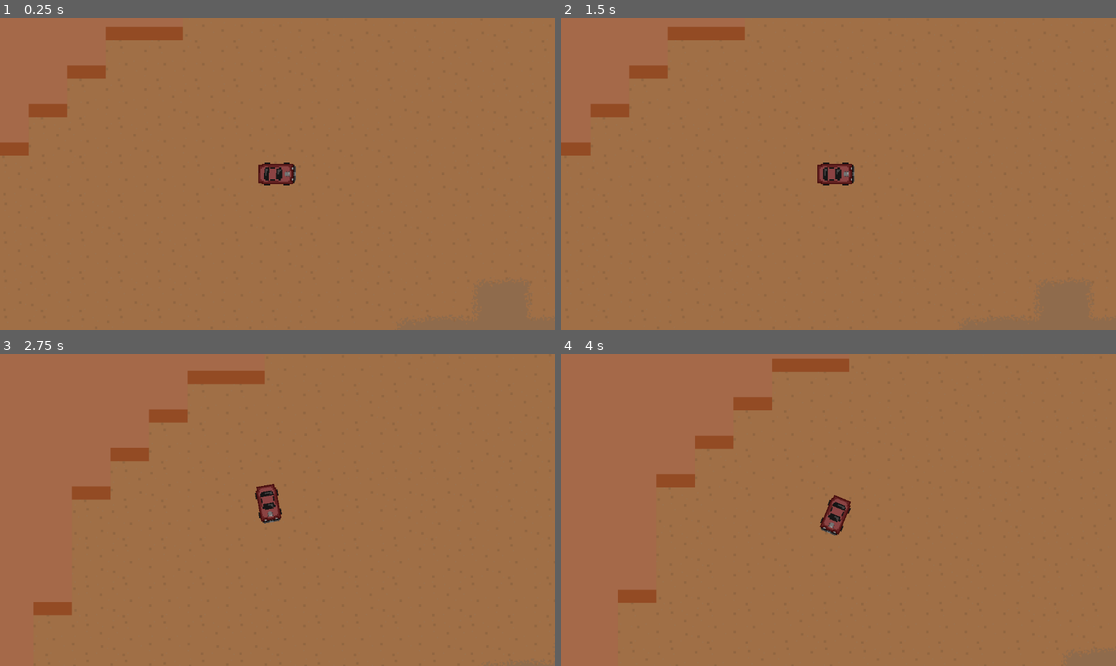
Above: before the commit, frames 1-4 (two rows, left to right).
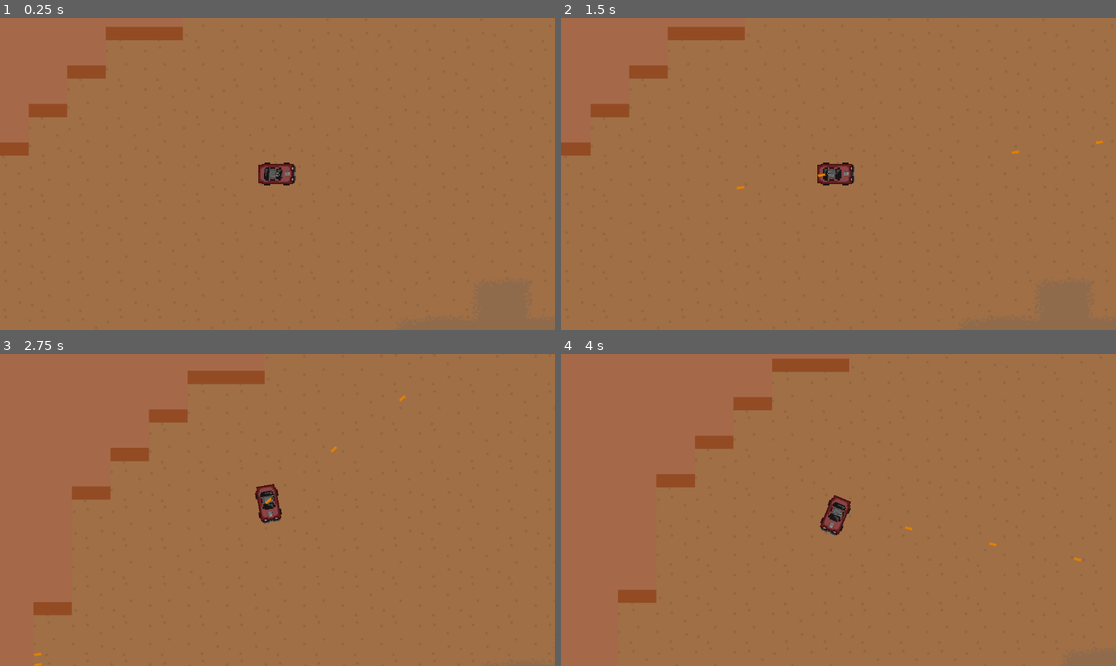
Above: after the commit, the same moments.

Repository: Luminescent-Cheese/untitled-car-game
Game: Godot game, scene res://test_scene.tscn
The game is run twice, just before and just after one commit, with the same random seed, the same clock (stepped at 60 frames per second) and the same inputs.
Inputs (mouse positions are in pixels of both pictures, inside the frame that each line leads up to):
- Up to frame 1 (0.25 s): no input
- Up to frame 2 (1.5 s): tap Enter at 0.5 s; move the mouse to (960, 158) at 0.52 s; press the mouse at (960, 158) at 0.53 s; hold D (right) 0.53-1.28 s; move the mouse to (727, 189) at 1.27 s; release the mouse at (727, 189) at 1.28 s; hold S (reverse) from 1.28 s (still down); click (727, 189) at 1.35 s
- Up to frame 3 (2.75 s): move the mouse to (333, 441) at 2.02 s; release S (reverse) at 2.03 s; press the mouse at (333, 441) at 2.03 s; hold D (right) from 2.03 s (still down)
- Up to frame 4 (4 s): move the mouse to (810, 572) at 2.77 s; release D (right) at 2.78 s; release the mouse at (810, 572) at 2.78 s; hold W (accelerate) 2.78-3.53 s; click (810, 572) at 2.85 s; move the mouse to (1005, 556) at 3.52 s; press the mouse at (1005, 556) at 3.53 s; hold A (left) from 3.53 s (still down)

The runs differ from the first frame. In frame 1, less than 0.1% of the frame differs, in the area x 48-51%, y 48-52%; in frame 2, less than 0.1%, in the area x 31-98%, y 39-56%; in frame 3, less than 0.1%; in frame 4, less than 0.1%.

Commit message:
added basic gun logic
turret on top of car, fires with left mouse key

Diff:
--- a/Car/car.tscn
+++ b/Car/car.tscn
@@ -1,9 +1,10 @@
-[gd_scene load_steps=8 format=3 uid="uid://df354sfjqje18"]
+[gd_scene load_steps=9 format=3 uid="uid://df354sfjqje18"]
 
 [ext_resource type="Script" uid="uid://c7nyf8jvr5it0" path="res://Car/DriveController.gd" id="1_uoj53"]
 [ext_resource type="Curve" uid="uid://d0cwecvo8kkaa" path="res://Car/steering curve.tres" id="2_06lh1"]
 [ext_resource type="Texture2D" uid="uid://bj7fbixt561cp" path="res://Car/NewCar.png" id="2_uoj53"]
 [ext_resource type="Script" uid="uid://n8mpng4n1e4s" path="res://Car/tire_skid.gd" id="3_k61xc"]
+[ext_resource type="PackedScene" uid="uid://eyteytkq2ruo" path="res://Gun/roof_gun.tscn" id="5_pvss3"]
 
 [sub_resource type="CapsuleShape2D" id="CapsuleShape2D_k61xc"]
 radius = 42.0
@@ -77,5 +78,7 @@
 position = Vector2(70, 0)
 shape = SubResource("RectangleShape2D_06lh1")
 
+[node name="RoofGun" parent="." instance=ExtResource("5_pvss3")]
+
 [connection signal="body_entered" from="frontCollision" to="." method="_on_front_collision_body_entered"]
 [connection signal="body_exited" from="frontCollision" to="." method="_on_front_collision_body_exited"]
--- /dev/null
+++ b/Gun/roof_gun.tscn
@@ -0,0 +1,255 @@
+[gd_scene load_steps=19 format=3 uid="uid://eyteytkq2ruo"]
+
+[ext_resource type="Texture2D" uid="uid://b2r0n6a37r7sy" path="res://Gun/NewCar GunPlateform.png" id="1_4gs73"]
+[ext_resource type="Texture2D" uid="uid://cimiwuvyq4ygi" path="res://Gun/NewCar GunBarrel.png" id="2_f23c4"]
+[ext_resource type="Script" uid="uid://dd1wh25t6up83" path="res://Gun/roof_gun_turret.gd" id="2_n4x0o"]
+[ext_resource type="Texture2D" uid="uid://btbfj5ijpuhkp" path="res://Gun/NewCar GunTurretBase.png" id="3_n4x0o"]
+
+[sub_resource type="AtlasTexture" id="AtlasTexture_sumad"]
+atlas = ExtResource("1_4gs73")
+region = Rect2(0, 0, 160, 160)
+
+[sub_resource type="SpriteFrames" id="SpriteFrames_ua8ps"]
+animations = [{
+"frames": [{
+"duration": 1.0,
+"texture": SubResource("AtlasTexture_sumad")
+}],
+"loop": true,
+"name": &"basic_plateform",
+"speed": 5.0
+}]
+
+[sub_resource type="AtlasTexture" id="AtlasTexture_psoqe"]
+atlas = ExtResource("2_f23c4")
+region = Rect2(0, 0, 160, 160)
+
+[sub_resource type="SpriteFrames" id="SpriteFrames_7uja0"]
+animations = [{
+"frames": [{
+"duration": 1.0,
+"texture": SubResource("AtlasTexture_psoqe")
+}],
+"loop": true,
+"name": &"basic_barrel",
+"speed": 5.0
+}]
+
+[sub_resource type="Gradient" id="Gradient_f23c4"]
+offsets = PackedFloat32Array(0, 0.636119)
+colors = PackedColorArray(1, 1, 1, 1, 0, 0, 0, 1)
+
+[sub_resource type="GradientTexture2D" id="GradientTexture2D_n4x0o"]
+gradient = SubResource("Gradient_f23c4")
+fill = 1
+fill_from = Vector2(0.525641, 0.495726)
+
+[sub_resource type="Gradient" id="Gradient_sumad"]
+offsets = PackedFloat32Array(0, 0.239892)
+colors = PackedColorArray(0.943296, 0.930431, 0.0305549, 1, 0.495, 0.445, 0, 0)
+
+[sub_resource type="GradientTexture2D" id="GradientTexture2D_ua8ps"]
+gradient = SubResource("Gradient_sumad")
+fill = 1
+fill_from = Vector2(0.504274, 0.5)
+
+[sub_resource type="AtlasTexture" id="AtlasTexture_nth1s"]
+atlas = ExtResource("3_n4x0o")
+region = Rect2(0, 0, 160, 160)
+
+[sub_resource type="SpriteFrames" id="SpriteFrames_3v2yb"]
+animations = [{
+"frames": [{
+"duration": 1.0,
+"texture": SubResource("AtlasTexture_nth1s")
+}],
+"loop": true,
+"name": &"basic_body",
+"speed": 5.0
+}]
+
+[sub_resource type="CircleShape2D" id="CircleShape2D_f23c4"]
+radius = 8.06226
+
+[sub_resource type="Animation" id="Animation_n4x0o"]
+length = 0.001
+tracks/0/type = "value"
+tracks/0/imported = false
+tracks/0/enabled = true
+tracks/0/path = NodePath("RotatingTurret/TurretBody:position")
+tracks/0/interp = 1
+tracks/0/loop_wrap = true
+tracks/0/keys = {
+"times": PackedFloat32Array(0),
+"transitions": PackedFloat32Array(1),
+"update": 0,
+"values": [Vector2(-1, 0)]
+}
+tracks/1/type = "value"
+tracks/1/imported = false
+tracks/1/enabled = true
+tracks/1/path = NodePath("RotatingTurret/Barrel:position")
+tracks/1/interp = 1
+tracks/1/loop_wrap = true
+tracks/1/keys = {
+"times": PackedFloat32Array(0),
+"transitions": PackedFloat32Array(1),
+"update": 0,
+"values": [Vector2(0, 0)]
+}
+tracks/2/type = "value"
+tracks/2/imported = false
+tracks/2/enabled = true
+tracks/2/path = NodePath("RotatingTurret/Barrel/PointLight2D:enabled")
+tracks/2/interp = 1
+tracks/2/loop_wrap = true
+tracks/2/keys = {
+"times": PackedFloat32Array(0),
+"transitions": PackedFloat32Array(1),
+"update": 1,
+"values": [false]
+}
+tracks/3/type = "value"
+tracks/3/imported = false
+tracks/3/enabled = true
+tracks/3/path = NodePath("RotatingTurret/Barrel/turretflash:emitting")
+tracks/3/interp = 1
+tracks/3/loop_wrap = true
+tracks/3/keys = {
+"times": PackedFloat32Array(0),
+"transitions": PackedFloat32Array(1),
+"update": 1,
+"values": [true]
+}
+
+[sub_resource type="Animation" id="Animation_f23c4"]
+resource_name = "turret shot"
+length = 0.1
+tracks/0/type = "value"
+tracks/0/imported = false
+tracks/0/enabled = true
+tracks/0/path = NodePath("RotatingTurret/TurretBody:position")
+tracks/0/interp = 1
+tracks/0/loop_wrap = true
+tracks/0/keys = {
+"times": PackedFloat32Array(0, 0.05),
+"transitions": PackedFloat32Array(1, 1),
+"update": 0,
+"values": [Vector2(-1, 0), Vector2(-2, 0)]
+}
+tracks/1/type = "value"
+tracks/1/imported = false
+tracks/1/enabled = true
+tracks/1/path = NodePath("RotatingTurret/Barrel:position")
+tracks/1/interp = 2
+tracks/1/loop_wrap = true
+tracks/1/keys = {
+"times": PackedFloat32Array(0, 0.0333333, 0.1),
+"transitions": PackedFloat32Array(1, 1, 1),
+"update": 0,
+"values": [Vector2(0, 0), Vector2(-5, 0), Vector2(0, 0)]
+}
+tracks/2/type = "value"
+tracks/2/imported = false
+tracks/2/enabled = true
+tracks/2/path = NodePath("RotatingTurret/Barrel/PointLight2D:enabled")
+tracks/2/interp = 1
+tracks/2/loop_wrap = true
+tracks/2/keys = {
+"times": PackedFloat32Array(0, 0.0333333, 0.0666667),
+"transitions": PackedFloat32Array(1, 1, 1),
+"update": 1,
+"values": [false, true, false]
+}
+tracks/3/type = "value"
+tracks/3/imported = false
+tracks/3/enabled = true
+tracks/3/path = NodePath("RotatingTurret/Barrel/turretflash:emitting")
+tracks/3/interp = 1
+tracks/3/loop_wrap = true
+tracks/3/keys = {
+"times": PackedFloat32Array(0.0333333),
+"transitions": PackedFloat32Array(1),
+"update": 1,
+"values": [true]
+}
+tracks/4/type = "method"
+tracks/4/imported = false
+tracks/4/enabled = true
+tracks/4/path = NodePath("RotatingTurret")
+tracks/4/interp = 1
+tracks/4/loop_wrap = true
+tracks/4/keys = {
+"times": PackedFloat32Array(0.1),
+"transitions": PackedFloat32Array(1),
+"values": [{
+"args": [],
+"method": &"_fire_bullet"
+}]
+}
+
+[sub_resource type="AnimationLibrary" id="AnimationLibrary_sumad"]
+_data = {
+&"RESET": SubResource("Animation_n4x0o"),
+&"turret shot": SubResource("Animation_f23c4")
+}
+
+[node name="RoofGun" type="Node2D"]
+
+[node name="GunPlateform" type="AnimatedSprite2D" parent="."]
+texture_filter = 1
+position = Vector2(0, -2.5)
+rotation = 1.5708
+sprite_frames = SubResource("SpriteFrames_ua8ps")
+animation = &"basic_plateform"
+
+[node name="RotatingTurret" type="CharacterBody2D" parent="."]
+position = Vector2(-14, -2.5)
+collision_layer = 8
+collision_mask = 0
+script = ExtResource("2_n4x0o")
+
+[node name="Barrel" type="AnimatedSprite2D" parent="RotatingTurret"]
+texture_filter = 1
+rotation = 1.5708
+sprite_frames = SubResource("SpriteFrames_7uja0")
+animation = &"basic_barrel"
+
+[node name="PointLight2D" type="PointLight2D" parent="RotatingTurret/Barrel"]
+position = Vector2(2.5, -39.2278)
+rotation = -1.5708
+enabled = false
+color = Color(1, 0.580836, 0.155312, 1)
+energy = 3.0
+texture = SubResource("GradientTexture2D_n4x0o")
+
+[node name="turretflash" type="CPUParticles2D" parent="RotatingTurret/Barrel"]
+position = Vector2(2.5, -38.1656)
+texture = SubResource("GradientTexture2D_ua8ps")
+lifetime = 0.5
+one_shot = true
+speed_scale = 10.0
+explosiveness = 0.8
+randomness = 0.76
+local_coords = true
+direction = Vector2(0, -1)
+spread = 20.0
+gravity = Vector2(0, 0)
+initial_velocity_min = 20.0
+initial_velocity_max = 50.0
+
+[node name="TurretBody" type="AnimatedSprite2D" parent="RotatingTurret"]
+texture_filter = 1
+position = Vector2(-1, 0)
+rotation = 1.5708
+sprite_frames = SubResource("SpriteFrames_3v2yb")
+animation = &"basic_body"
+
+[node name="CollisionShape2D" type="CollisionShape2D" parent="RotatingTurret"]
+position = Vector2(-5, 2.5)
+shape = SubResource("CircleShape2D_f23c4")
+
+[node name="TurretAnimationPlayer" type="AnimationPlayer" parent="."]
+libraries = {
+&"": SubResource("AnimationLibrary_sumad")
+}
--- /dev/null
+++ b/Gun/roof_gun_turret.gd
@@ -0,0 +1,17 @@
+extends CharacterBody2D
+
+@onready var turretAnimation = $"../TurretAnimationPlayer"
+@onready var bullet = preload("res://bullets/bullets.tscn")
+
+func _physics_process(delta: float) -> void:
+	look_at(get_global_mouse_position())
+	if Input.is_action_pressed("fire gun"):
+		turretAnimation.play("turret shot")
+
+
+
+func _fire_bullet():
+	var newbullet = bullet.instantiate()
+	newbullet.direction = global_position.direction_to(get_global_mouse_position())
+	newbullet.global_position = global_position
+	get_parent().get_parent().get_parent().add_sibling(newbullet)
--- /dev/null
+++ b/bullets/bullets.gd
@@ -0,0 +1,16 @@
+extends CharacterBody2D
+
+@export var direction: Vector2
+
+const SPEED = 3000
+
+func _ready() -> void:
+	look_at(get_global_mouse_position())
+	direction = Vector2.from_angle(rotation)
+func _physics_process(delta: float) -> void:
+	velocity = direction * SPEED
+	move_and_slide()
+
+
+func _on_bullet_active_time_timeout() -> void:
+	queue_free()
--- /dev/null
+++ b/bullets/bullets.tscn
@@ -0,0 +1,29 @@
+[gd_scene load_steps=4 format=3 uid="uid://bbrtvg3qhxf7a"]
+
+[ext_resource type="Script" uid="uid://85rrqh4issyn" path="res://bullets/bullets.gd" id="1_imifd"]
+[ext_resource type="Texture2D" uid="uid://bbey6bp0qk4bx" path="res://bullets/basic bullet.png" id="1_yd185"]
+
+[sub_resource type="CapsuleShape2D" id="CapsuleShape2D_imifd"]
+radius = 6.0
+height = 36.0
+
+[node name="Bullets" type="CharacterBody2D"]
+collision_layer = 4
+collision_mask = 2
+script = ExtResource("1_imifd")
+
+[node name="Sprite2D" type="Sprite2D" parent="."]
+texture_filter = 1
+position = Vector2(-15, 0)
+rotation = 1.5708
+texture = ExtResource("1_yd185")
+
+[node name="CollisionShape2D" type="CollisionShape2D" parent="."]
+rotation = 1.5708
+shape = SubResource("CapsuleShape2D_imifd")
+
+[node name="bulletActiveTime" type="Timer" parent="."]
+wait_time = 3.0
+autostart = true
+
+[connection signal="timeout" from="bulletActiveTime" to="." method="_on_bullet_active_time_timeout"]
--- a/project.godot
+++ b/project.godot
@@ -41,3 +41,15 @@
 "events": [Object(InputEventKey,"resource_local_to_scene":false,"resource_name":"","device":-1,"window_id":0,"alt_press …(192 unchanged characters)…
 ]
 }
+"fire gun"={
+"deadzone": 0.2,
+"events": [Object(InputEventMouseButton,"resource_local_to_scene":false,"resource_name":"","device":-1,"window_id":0,"alt_pressed":false,"shift_pressed":false,"ctrl_pressed":false,"meta_pressed":false,"button_mask":1,"position":Vector2(252, 9),"global_position":Vector2(261, 57),"factor":1.0,"button_index":1,"canceled":false,"pressed":true,"double_click":false,"script":null)
+]
+}
+
+[layer_names]
+
+2d_physics/layer_1="player"
+2d_physics/layer_2="walls"
+2d_physics/layer_3="playerBullets"
+2d_physics/layer_4="carTurret"
Binary file added: Gun/NewCar GunBarrel.png
Not shown, added: Gun/NewCar GunBarrel.png.import
Binary file added: Gun/NewCar GunPlateform.png
Not shown, added: Gun/NewCar GunPlateform.png.import
Binary file added: Gun/NewCar GunTurretBase.png
Not shown, added: Gun/NewCar GunTurretBase.png.import
Not shown, added: Gun/roof_gun_turret.gd.uid
Binary file added: bullets/basic bullet.png
Not shown, added: bullets/basic bullet.png.import
Not shown, added: bullets/bullets.gd.uid
